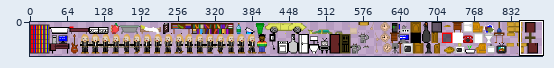
Edited in one commit: sprite sheet (data/images/sprites.png). The first picture is a wide view before the edit; the outline marks the close-up.
Close-up. First the earlier version:
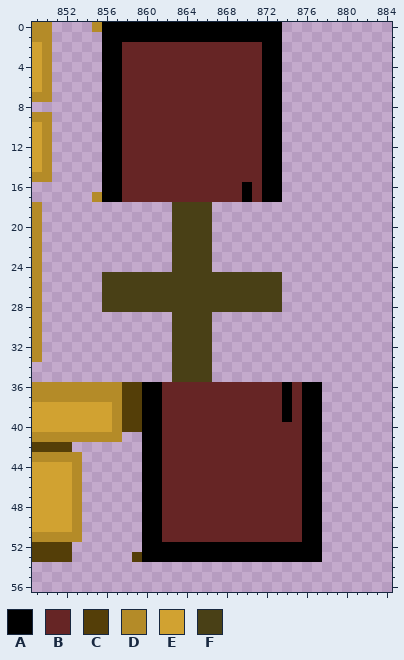
The file is 1024x64 pixels. Pixels under 10% opacity are left out. Colours within 5 levels of each other are drawn and written as one. Shown: x 849..884, y 0..56. The wide view leaves out empty margins.
Palette (. is transparent): A #000000  B #662525  C #543e08  D #b48b28  E #d1a231  F #494016
Pixels before, first column x 849:
 0 DD....DAAAAAAAAAAAAAAAAAA....
 1 DD.....AAAAAAAAAAAAAAAAAA....
 2 ED.....AABBBBBBBBBBBBBBAA....
 3 ED.....AABBBBBBBBBBBBBBAA....
 4 ED.....AABBBBBBBBBBBBBBAA....
 5 ED.....AABBBBBBBBBBBBBBAA....
 6 ED.....AABBBBBBBBBBBBBBAA....
 7 DD.....AABBBBBBBBBBBBBBAA....
 8 .......AABBBBBBBBBBBBBBAA....
 9 DD.....AABBBBBBBBBBBBBBAA....
10 ED.....AABBBBBBBBBBBBBBAA....
11 ED.....AABBBBBBBBBBBBBBAA....
12 ED.....AABBBBBBBBBBBBBBAA....
13 ED.....AABBBBBBBBBBBBBBAA....
14 ED.....AABBBBBBBBBBBBBBAA....
15 DD.....AABBBBBBBBBBBBBBAA....
16 .......AABBBBBBBBBBBBABAA....
17 ......DAABBBBBBBBBBBBABAA....
18 D.............FFFF...........
19 D.............FFFF...........
20 D.............FFFF...........
21 D.............FFFF...........
22 D.............FFFF...........
23 D.............FFFF...........
24 D.............FFFF...........
25 D......FFFFFFFFFFFFFFFFFF....
26 D......FFFFFFFFFFFFFFFFFF....
27 D......FFFFFFFFFFFFFFFFFF....
28 D......FFFFFFFFFFFFFFFFFF....
29 D.............FFFF...........
30 D.............FFFF...........
31 D.............FFFF...........
32 D.............FFFF...........
33 D.............FFFF...........
34 ..............FFFF...........
35 ..............FFFF...........
36 DDDDDDDDDCCAABBBBBBBBBBBBABAA
37 DDDDDDDDDCCAABBBBBBBBBBBBABAA
38 EEEEEEEEDCCAABBBBBBBBBBBBABAA
39 EEEEEEEEDCCAABBBBBBBBBBBBABAA
40 EEEEEEEEDCCAABBBBBBBBBBBBBBAA
41 DDDDDDDDD..AABBBBBBBBBBBBBBAA
42 CCCC.......AABBBBBBBBBBBBBBAA
43 DDDDD......AABBBBBBBBBBBBBBAA
44 EEEED......AABBBBBBBBBBBBBBAA
45 EEEED......AABBBBBBBBBBBBBBAA
46 EEEED......AABBBBBBBBBBBBBBAA
47 EEEED......AABBBBBBBBBBBBBBAA
48 EEEED......AABBBBBBBBBBBBBBAA
49 EEEED......AABBBBBBBBBBBBBBAA
50 EEEED......AABBBBBBBBBBBBBBAA
51 DDDDD......AABBBBBBBBBBBBBBAA
52 CCCC.......AAAAAAAAAAAAAAAAAA
53 CCCC......CAAAAAAAAAAAAAAAAAA
The same view after the edit:
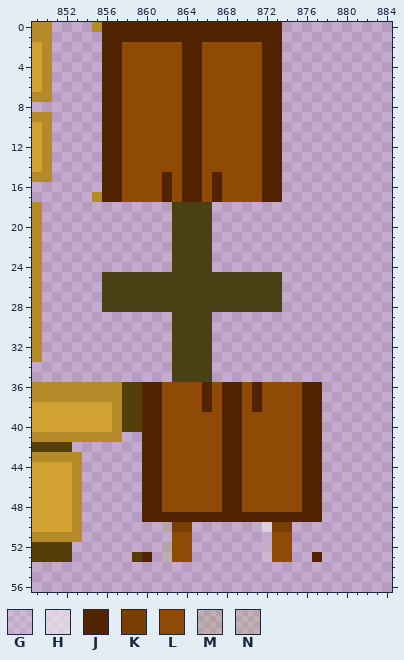
Colours new in this view: G #ffffff28  H #ffffff83  J #512301  K #793e04  L #8f4a06  M #b1b6563b  N #babe693f
Changes in this commit:
Changed rows in their new state; - is an unchanged pixel.
first column x 856:
 0 JJJJJJJJJJJJJJJJJJ
 1 JJJJJJJJJJJJJJJJJJ
 2 JJLLLLLLJJLLLLLLJJ
 3 JJLLLLLLJJLLLLLLJJ
 4 JJLLLLLLJJLLLLLLJJ
 5 JJLLLLLLJJLLLLLLJJ
 6 JJLLLLLLJJLLLLLLJJ
 7 JJLLLLLLJJLLLLLLJJ
 8 JJLLLLLLJJLLLLLLJJ
 9 JJLLLLLLJJLLLLLLJJ
10 JJLLLLLLJJLLLLLLJJ
11 JJLLLLLLJJLLLLLLJJ
12 JJLLLLLLJJLLLLLLJJ
13 JJLLLLLLJJLLLLLLJJ
14 JJLLLLLLJJLLLLLLJJ
15 JJLLLLJLJJLJLLLLJJ
16 JJLLLLJLJJLJLLLLJJ
17 JJLLLLJLJJLJLLLLJJ
first column x 860:
36 JJLLLLJLJJLJLLLLJJ
37 JJLLLLJLJJLJLLLLJJ
38 JJLLLLJLJJLJLLLLJJ
39 JJLLLLLLJJLLLLLLJJ
40 JJLLLLLLJJLLLLLLJJ
41 JJLLLLLLJJLLLLLLJJ
42 JJLLLLLLJJLLLLLLJJ
43 JJLLLLLLJJLLLLLLJJ
44 JJLLLLLLJJLLLLLLJJ
45 JJLLLLLLJJLLLLLLJJ
46 JJLLLLLLJJLLLLLLJJ
47 JJLLLLLLJJLLLLLLJJ
48 JJLLLLLLJJLLLLLLJJ
49 JJJJJJJJJJJJJJJJJJ
50 ..NKK.......HKK...
51 ...LL........LL...
52 ..MLL.......GLL...
53 J.MLL.......GLL..J
